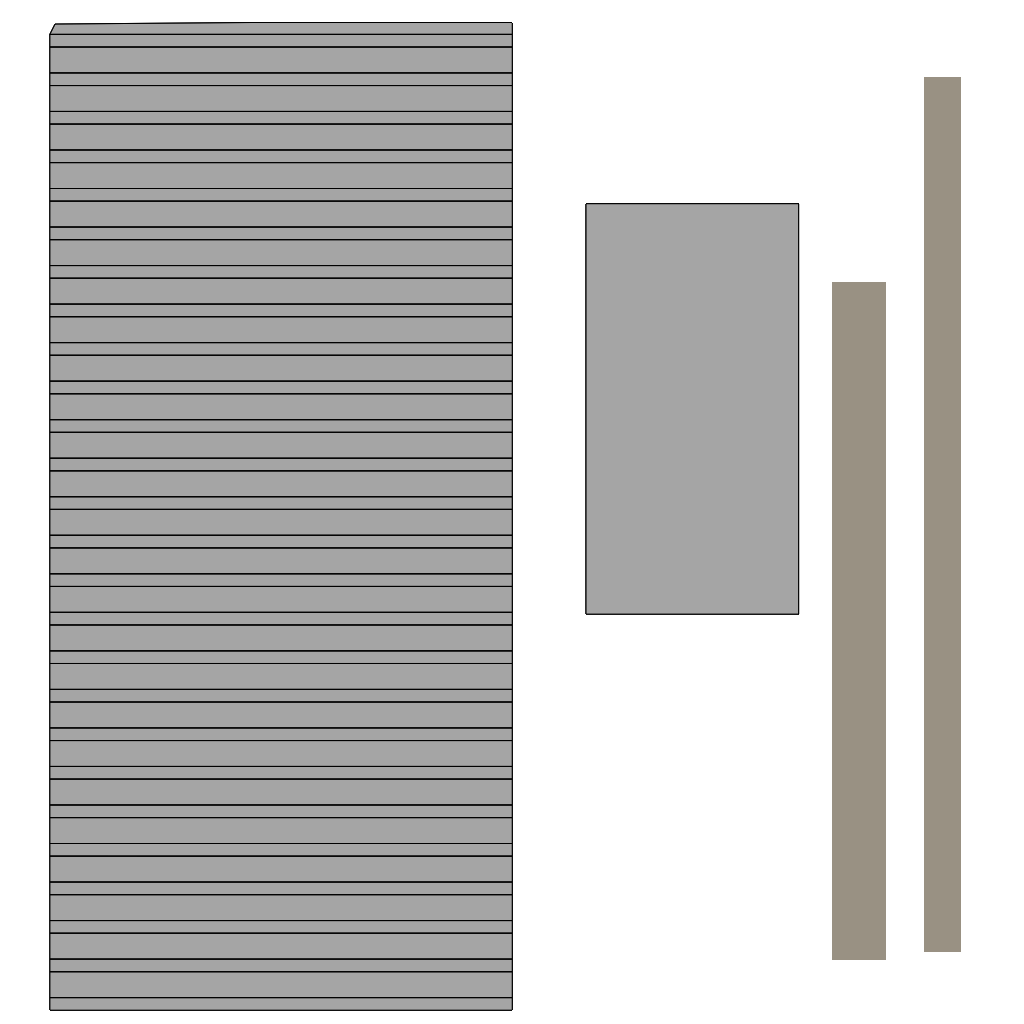
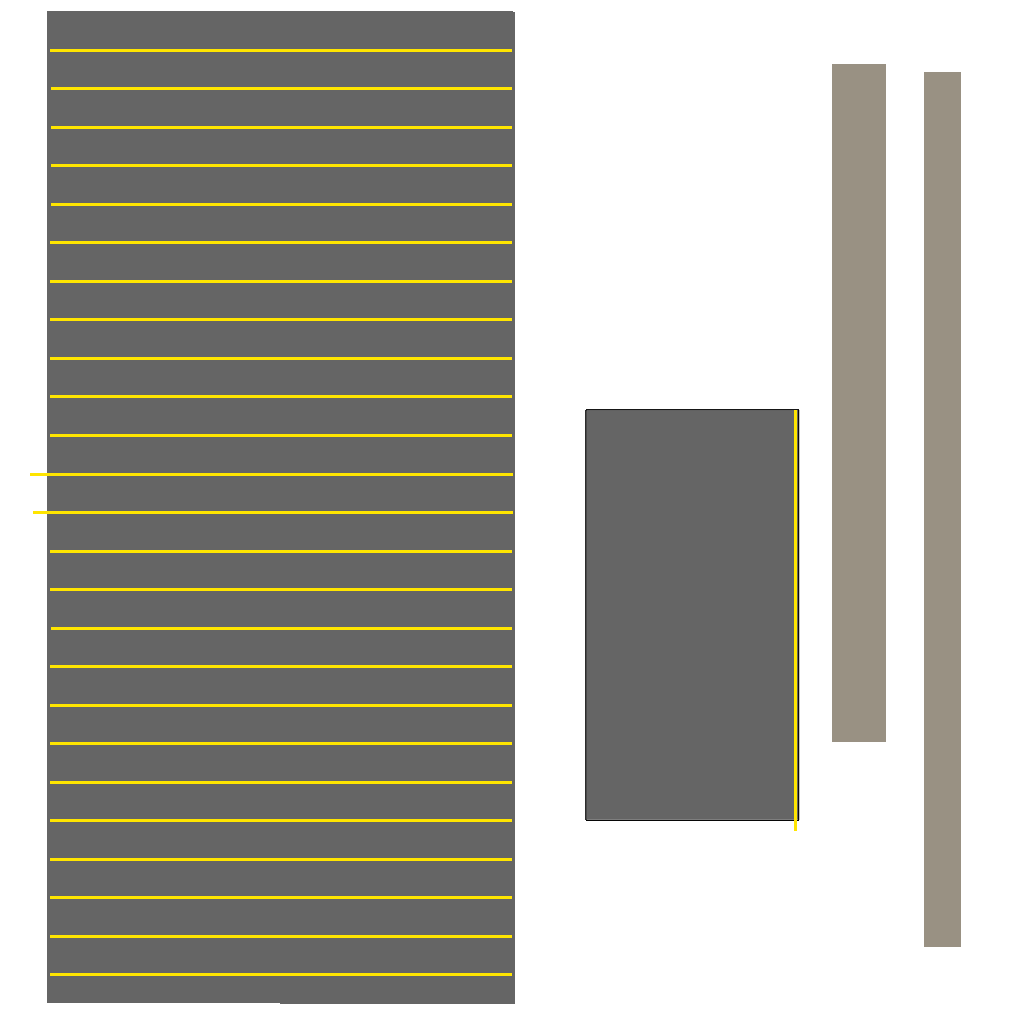
Layer changes from the first (1024, 1024) image to the second:
painted on "Base Color" over box(30, 11, 961, 1011)
painted on "UV Layout" over box(49, 13, 952, 1011)
